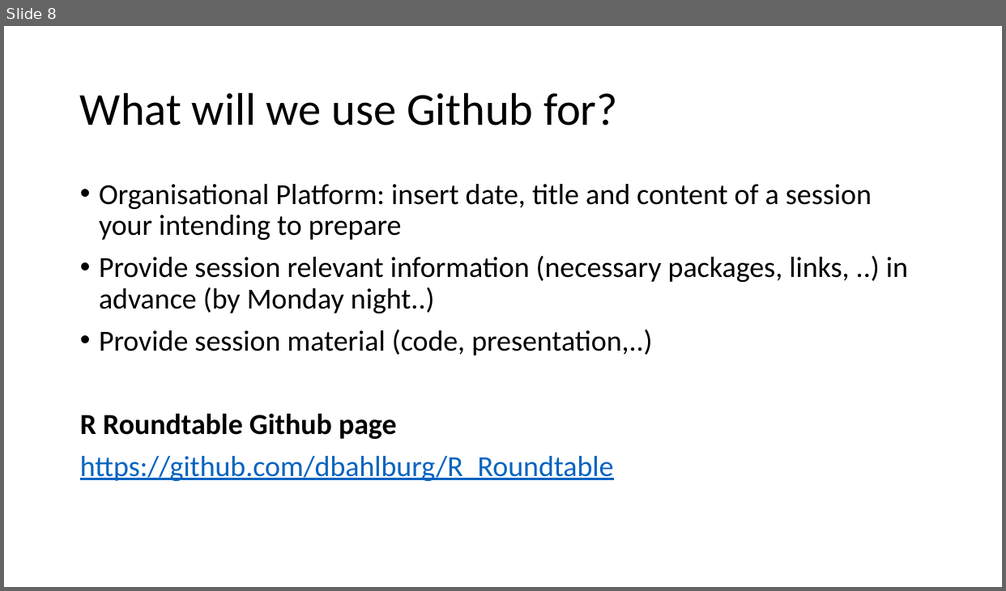
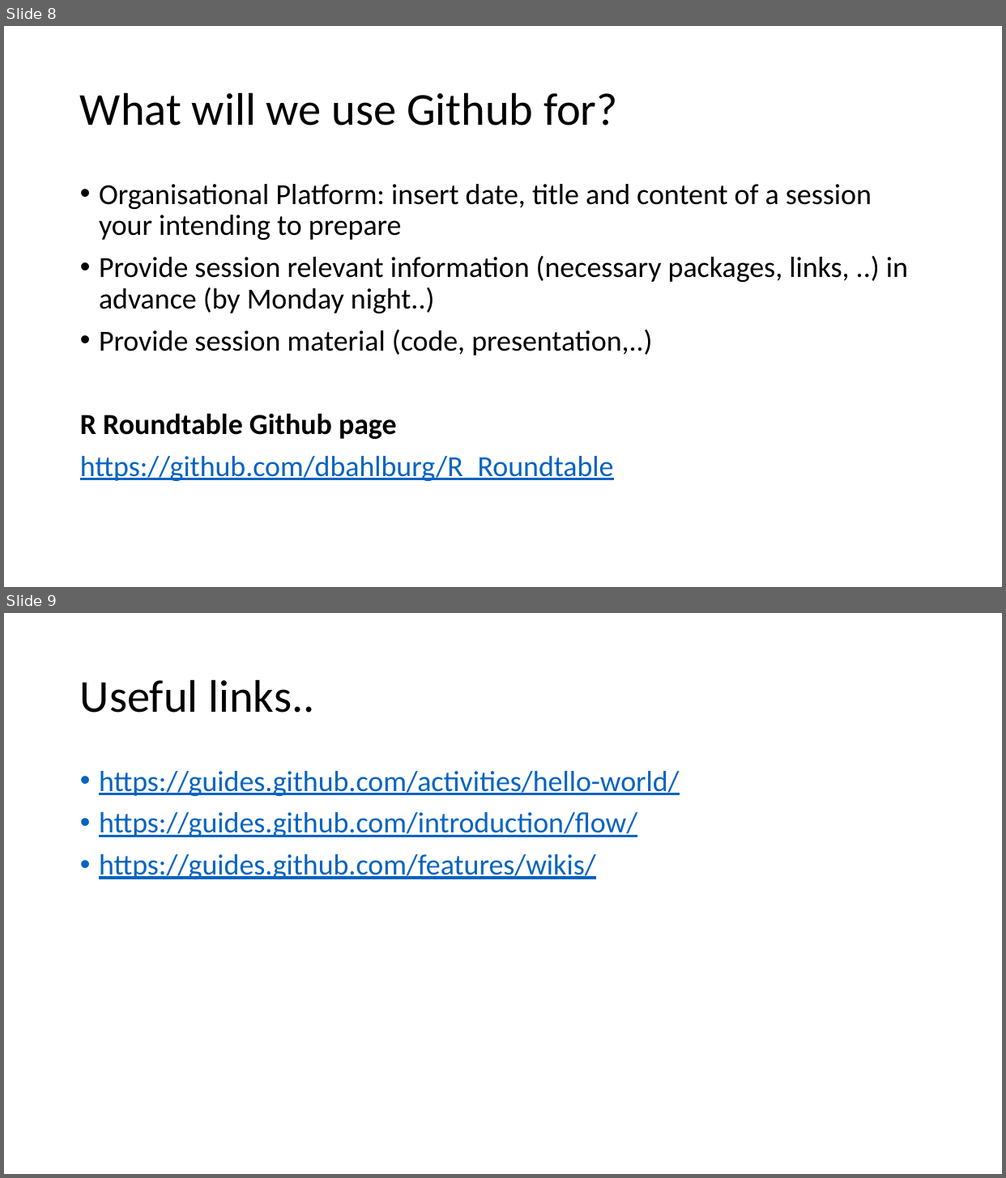
Before and after one commit to dbahlburg/R_Roundtable, a slide deck: Session 29.11.16 Github Setup.pptx. Shown one above the other, each under a label of ours: slide 8 before the commit, slides 8 and 9 after it. The pictures are 1006x591 and 1006x1178 pixels, drawn with LibreOffice and Linux fonts; fonts in the diff are those of the drawing. Boxes give left, top, right and bottom in pixels: in the first picture for what was removed or moved away, otherwise in the second. Text is boxed around its words. In the diff, an @@ line names an element or a change of style, - is before the commit and + after.

```diff
--- a/Session 29.11.16 Github Setup.pptx
+++ b/Session 29.11.16 Github Setup.pptx
@@ slide 9 added at [4, 613, 1002, 1174], background #FFFFFF @@
@@ title added at [80, 679, 314, 713], 44 pt, text #000000 @@
+Useful links..
@@ text added at [99, 771, 680, 879], 28 pt, text #0563C1, underline @@
+• https://guides.github.com/activities/hello-world/
+• https://guides.github.com/introduction/flow/
+• https://guides.github.com/features/wikis/
```
Also in this commit, not shown: 1 other slide added.
